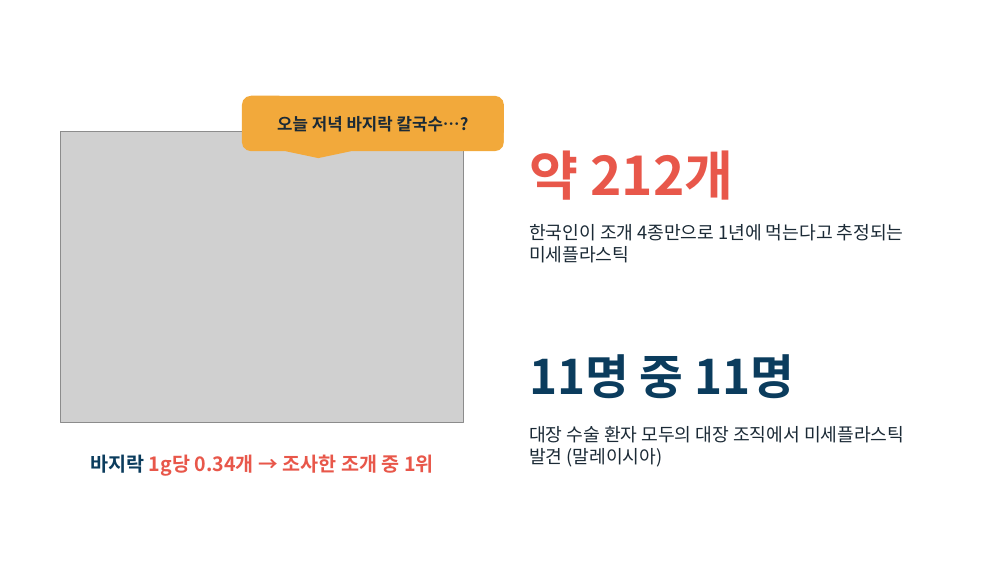
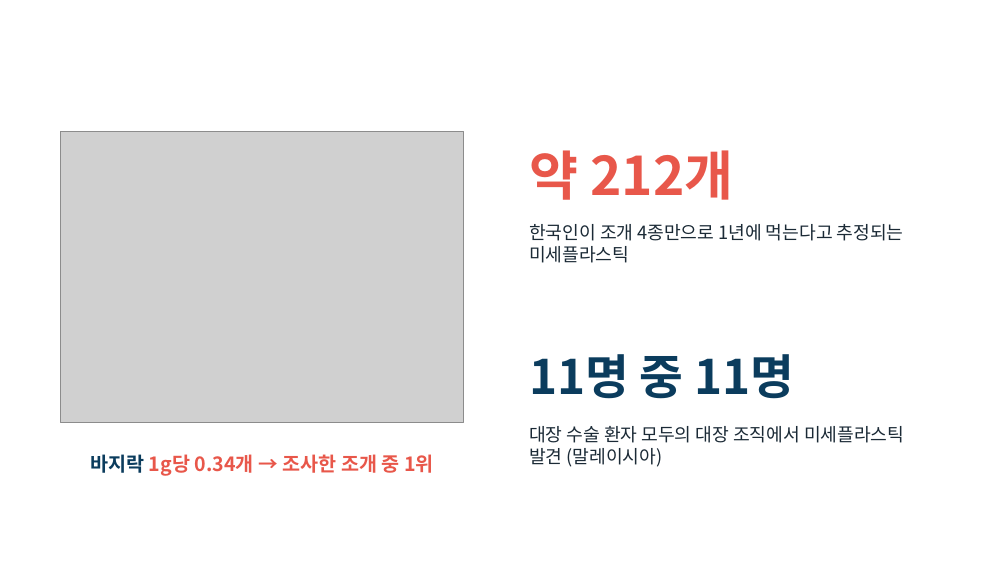
Before and after one commit to packsunjin/Graph, a slide deck: slide 8 of reports/미세플라스틱_발표_10605_박선진.pptx. Drawn at 1008x567 pixels with LibreOffice and Linux fonts; fonts in the diff are those of the drawing; grey boxes stand for pictures; background and template pictures are left out. Boxes give left, top, right and bottom in pixels: in the first picture for what was removed or moved away, otherwise in the second. Text is boxed around its words. In the diff, an @@ line names an element or a change of style, - is before the commit and + after.

```diff
--- a/reports/미세플라스틱_발표_10605_박선진.pptx
+++ b/reports/미세플라스틱_발표_10605_박선진.pptx
@@ rounded speech box removed at bbox=[242, 96, 504, 151] @@
-오늘 저녁 바지락 칼국수…?
```
Also in this commit, not shown: 5 other slides changed, 1 other file.
